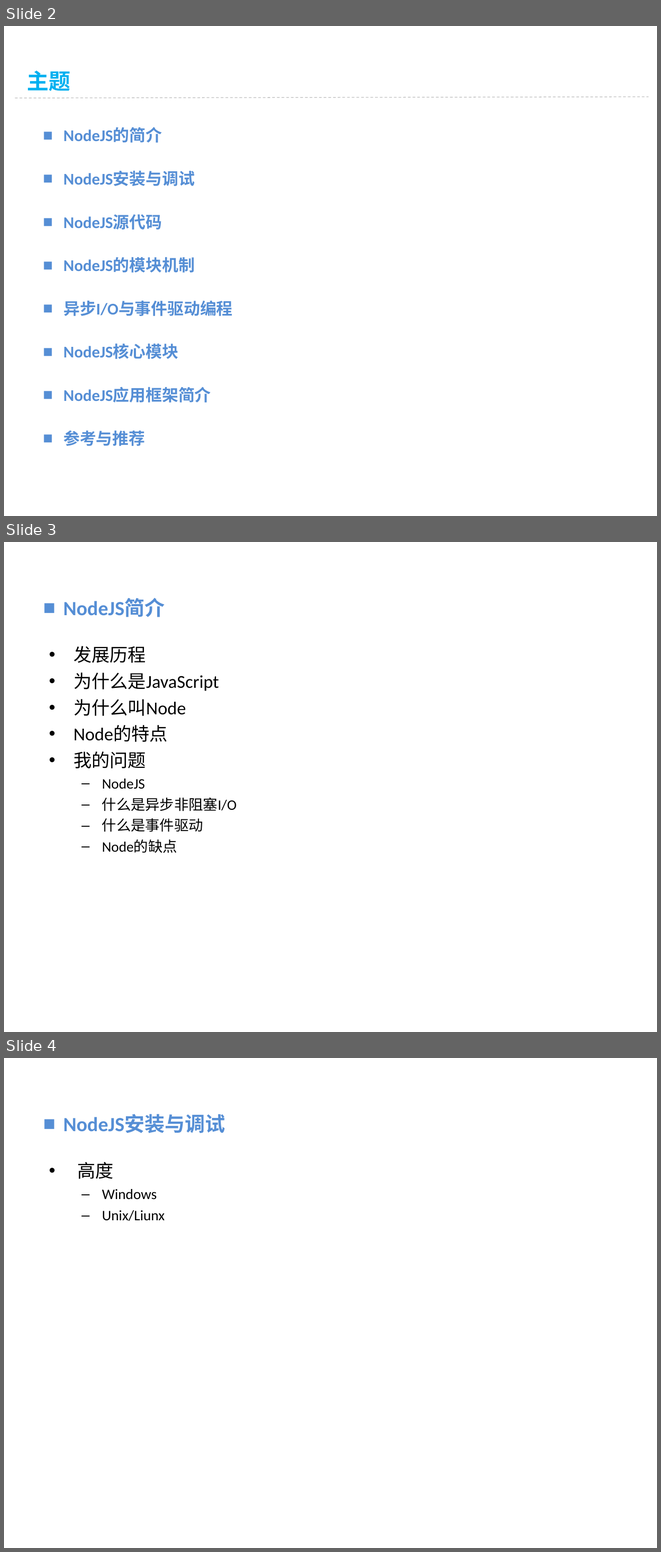
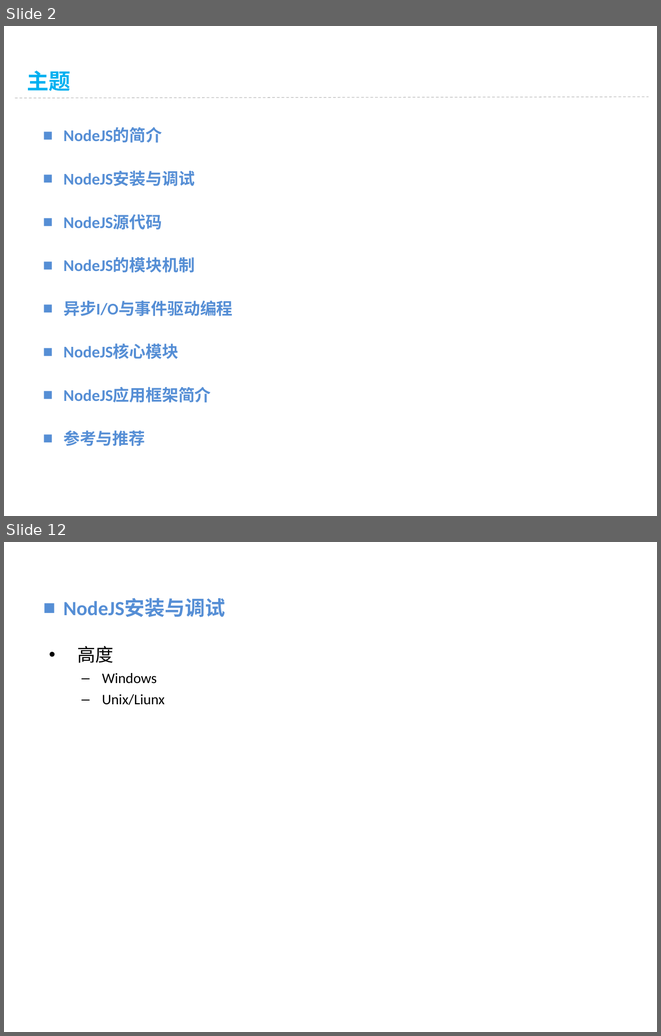
Before and after one commit to vaik/Documents, a slide deck: 我的分享/NodeJS基础概念理解.ppt. Shown one above the other, each under a label of ours: slides 2, 3 and 4 before the commit, slides 2 and 12 after it; the slides between them are not shown. The pictures are 661x1552 and 661x1036 pixels, drawn with LibreOffice and Linux fonts; fonts in the diff are those of the drawing; background and template pictures are left out. Boxes give left, top, right and bottom in pixels: in the first picture for what was removed or moved away, otherwise in the second. Text is boxed around its words. In the diff, an @@ line names an element or a change of style, - is before the commit and + after.

```diff
--- a/我的分享/NodeJS基础概念理解.ppt
+++ b/我的分享/NodeJS基础概念理解.ppt
@@ slide 3 removed at [4,542,657,1032], background picture (left out) @@
@@ text removed at [63,598,165,617] @@
-■ NodeJS简介
@@ text removed at [73,646,237,853] @@
-• 发展历程
-• 为什么是JavaScript
-• 为什么叫Node
-• Node的特点
-• 我的问题
-  – NodeJS
-  – 什么是异步非阻塞I/O
-  – 什么是事件驱动
-  – Node的缺点
@@ what was slide 4 is now slide 12 @@
```
Also in this commit, not shown: 1 slide changed, 9 slides added.
